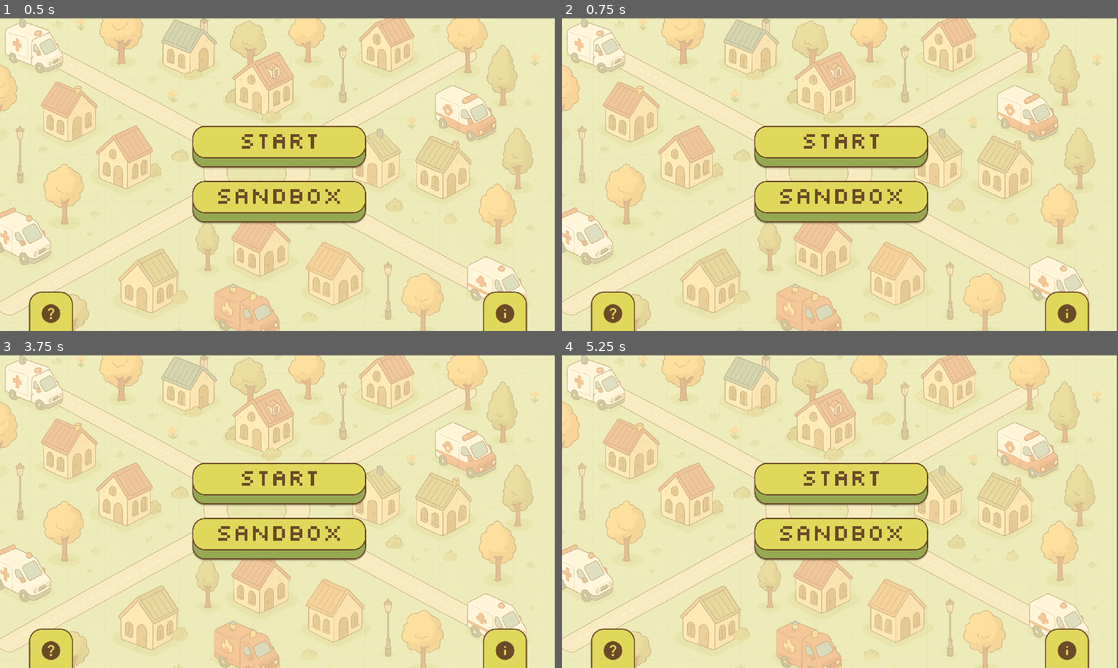
Above: before the commit, frames 1-4 (two rows, left to right).
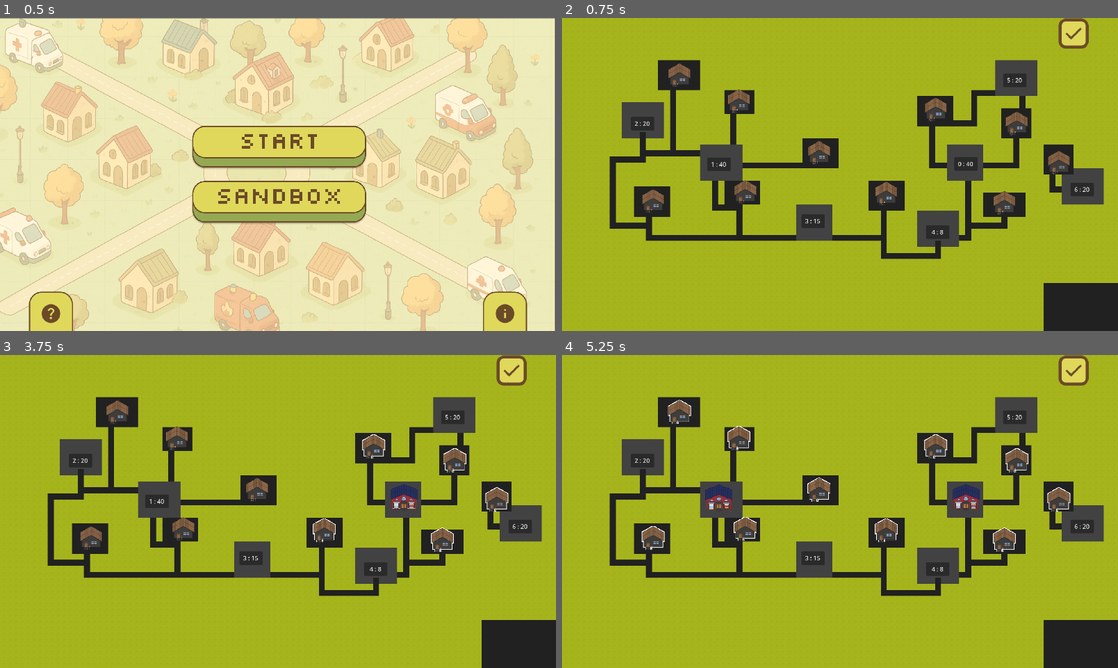
Above: after the commit, the same moments.

Repository: trang-ngn/SOS-Game
Game: Godot game, scene res://Scenes/start.tscn
The game is run twice, just before and just after one commit, with the same random seed, the same clock (stepped at 60 frames per second) and the same inputs. This scene is started directly instead of the project's main scene.
Inputs (mouse positions are in pixels of both pictures, inside the frame that each line leads up to):
- Up to frame 1 (0.5 s): no input
- Up to frame 2 (0.75 s): click (840, 146) at 0.5 s
- Up to frame 3 (3.75 s): click (278, 483) at 1.27 s; click (511, 370) at 2.02 s; click (511, 370) at 2.77 s; click (405, 502) at 3.5 s, where only the run after the commit has a clickable "0 : 40"
- Up to frame 4 (5.25 s): click (840, 539) at 4.27 s; click (717, 502) at 5 s, where only the run after the commit has a clickable "1 : 40"

Frame 1 is identical in both runs. In frame 2, 100% of the frame differs, in the area x 0-100%, y 0-100%; in frame 3, 100%; in frame 4, 100%.

Commit message:
refactor: move buttons scripts to folder

Diff:
--- a/sos-game/Scenes/start.tscn
+++ b/sos-game/Scenes/start.tscn
@@ -2,9 +2,9 @@
 
 [ext_resource type="Texture2D" uid="uid://db0irs6w4evab" path="res://Assets/Background/Background50%.png" id="1_3bxa3"]
 [ext_resource type="Texture2D" uid="uid://c1xuybe8d22do" path="res://Assets/Buttons and Dialogs/Button-Start.png" id="2_5ogh5"]
-[ext_resource type="Script" uid="uid://djwlskhntoyi4" path="res://Scripts/button_start.gd" id="3_lb6bl"]
+[ext_resource type="Script" uid="uid://djwlskhntoyi4" path="res://Scripts/Buttons/button_start.gd" id="3_lb6bl"]
 [ext_resource type="Texture2D" uid="uid://suvrfljtlo33" path="res://Assets/Buttons and Dialogs/Button-Sandbox.png" id="4_rk01k"]
-[ext_resource type="Script" uid="uid://dhspi27r0u7kl" path="res://Scripts/button_sandbox.gd" id="5_o3wvq"]
+[ext_resource type="Script" uid="uid://dhspi27r0u7kl" path="res://Scripts/Buttons/button_sandbox.gd" id="5_o3wvq"]
 [ext_resource type="Texture2D" uid="uid://osm55giheu7s" path="res://Assets/Buttons and Dialogs/Button-help.png" id="6_pg4io"]
 [ext_resource type="Texture2D" uid="uid://cgxd2tb7s5oqi" path="res://Assets/Buttons and Dialogs/Button-Info.png" id="7_iceld"]
 
--- a/sos-game/Scripts/button_start.gd
+++ b/sos-game/Scripts/Buttons/button_start.gd
@@ -12,5 +12,5 @@
 
 
 func _on_pressed() -> void:
-	get_tree().change_scene_to_file("res://level.tscn")
+	get_tree().change_scene_to_file("res://main.tscn")
 	pass # Replace with function body.
Renamed: sos-game/Scripts/button_sandbox.gd -> sos-game/Scripts/Buttons/button_sandbox.gd
Renamed: sos-game/Scripts/button_sandbox.gd.uid -> sos-game/Scripts/Buttons/button_sandbox.gd.uid
Renamed: sos-game/Scripts/button_start.gd.uid -> sos-game/Scripts/Buttons/button_start.gd.uid
